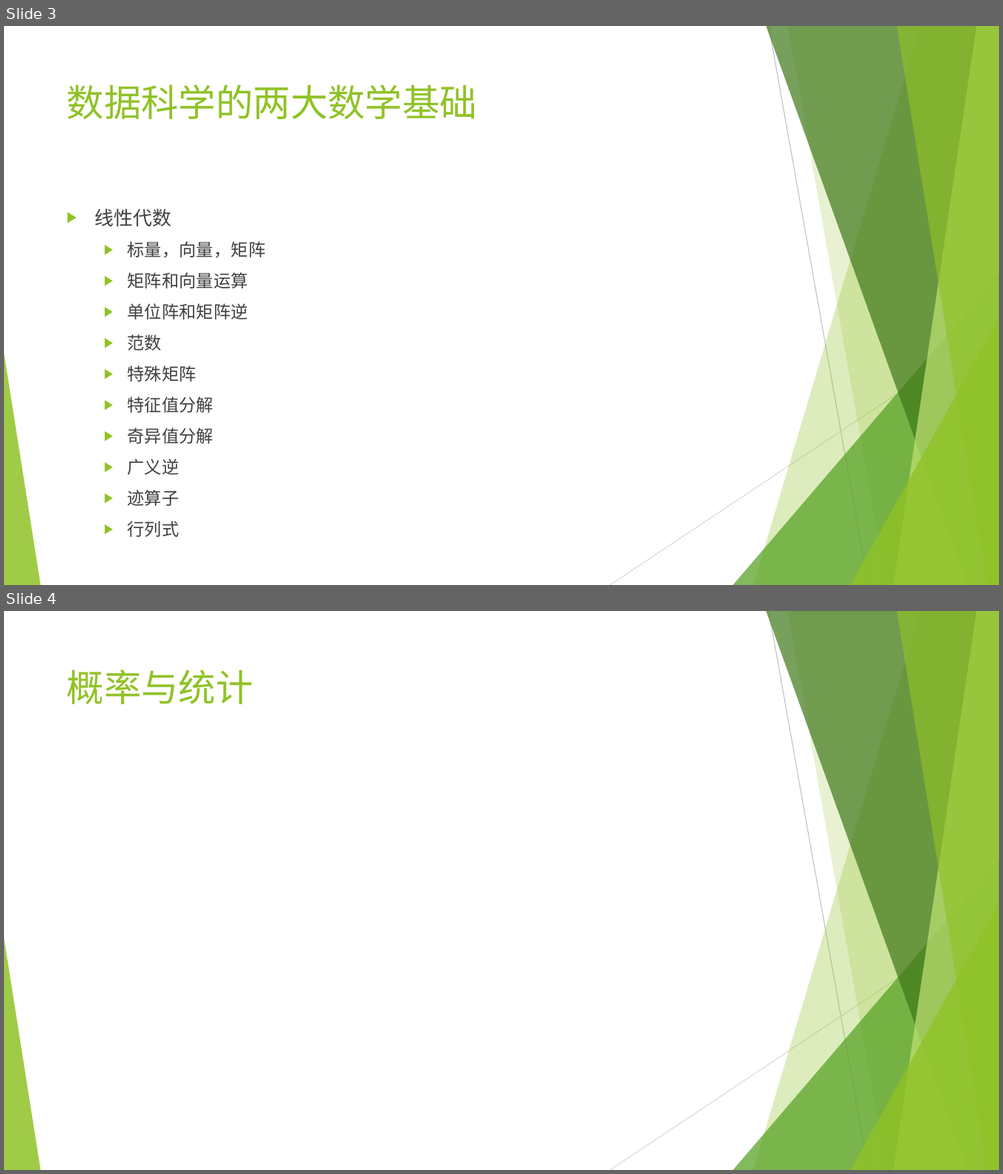
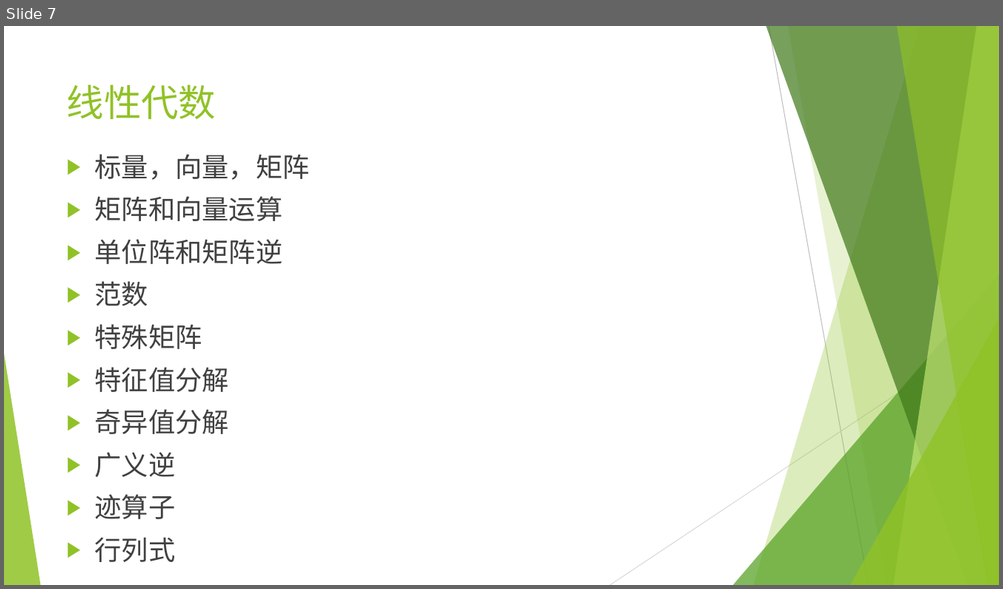
Before and after one commit to wangyi-fudan/BIOL130173, a slide deck: 1_linear_algebra.pptx. Shown one above the other, each under a label of ours: slides 3 and 4 before the commit, slide 7 after it. The pictures are 1003x1174 and 1003x589 pixels, drawn with LibreOffice and Linux fonts; fonts in the diff are those of the drawing. Boxes give left, top, right and bottom in pixels: in the first picture for what was removed or moved away, otherwise in the second. Text is boxed around its words. In the diff, an @@ line names an element or a change of style, - is before the commit and + after.

```diff
--- a/1_linear_algebra.pptx
+++ b/1_linear_algebra.pptx
@@ slide 4 removed at (x1=4, y1=611, x2=999, y2=1170), background #FFFFFF; not listed: 10 template elements that a slide beside it also shows @@
@@ title removed at (x1=67, y1=669, x2=253, y2=704) @@
-概率与统计
@@ what was slide 3 is now slide 7 @@
@@ slide 7 changed as well @@
@@ title at (x1=67, y1=84, x2=216, y2=119): text changed @@
-数据科学的两大数学基础
+线性代数
@@ text "标量，向量，矩阵" moved from (x1=95, y1=209, x2=266, y2=506) to (x1=95, y1=154, x2=310, y2=562) @@
@@ text "标量，向量，矩阵" at (x1=95, y1=154, x2=310, y2=562): size 16.6 to 25.9 pt; list level 2 to 1 in "标量，向量，矩阵"; list level 2 to 1 in "矩阵和向量运算"; list level 2 to 1 in "单位阵和矩阵逆"; list level 2 to 1 in "范数"; list level 2 to 1 in "特殊矩阵"; list level 2 to 1 in "特征值分解"; list level 2 to 1 in "奇异值分解"; list level 2 to 1 in "广义逆"; list level 2 to 1 in "迹算子"; list level 2 to 1 in "行列式" @@
@@ text at (x1=95, y1=209, x2=172, y2=227): paragraph removed @@
-▶ 线性代数
```
Also in this commit, not shown: 2 other slides changed, 4 slides added.
